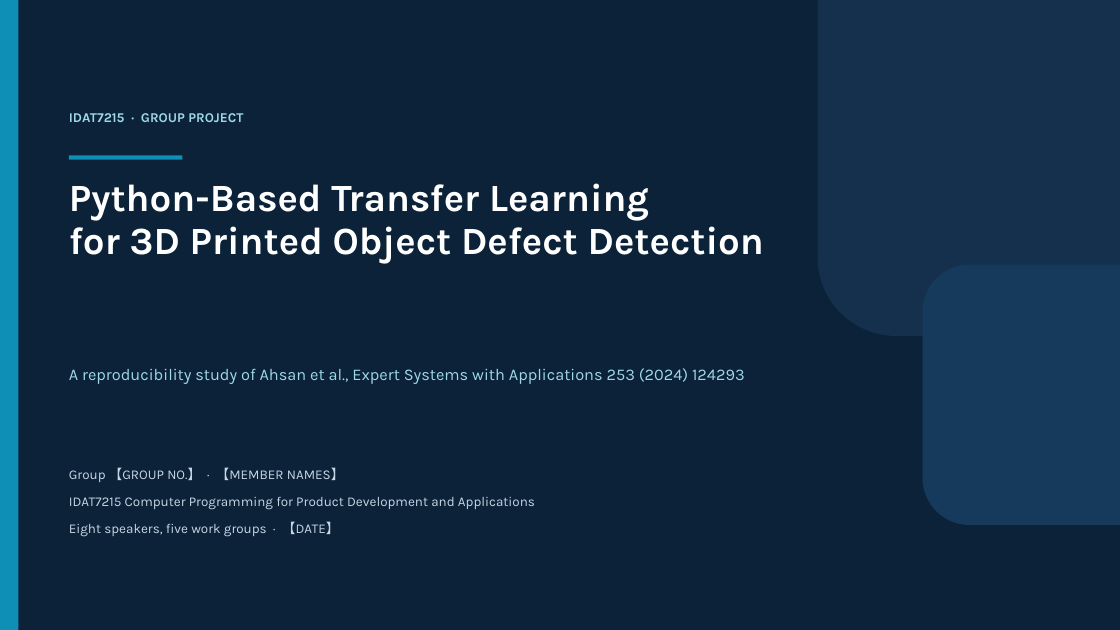
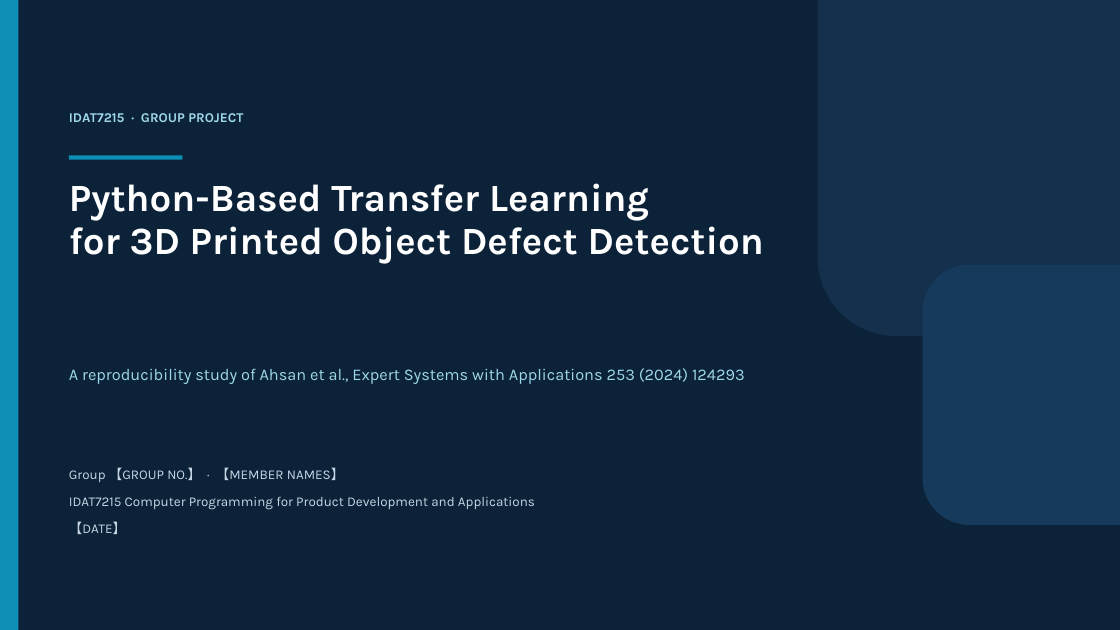
Before and after one commit to Zheyi-D/am-defect-tl, a slide deck: slide 1 of reports/slides_draft.pptx. Drawn at 1120x630 pixels with LibreOffice and Linux fonts; fonts in the diff are those of the drawing. Boxes give left, top, right and bottom in pixels: in the first picture for what was removed or moved away, otherwise in the second. Text is boxed around its words. In the diff, an @@ line names an element or a change of style, - is before the commit and + after.

```diff
--- a/reports/slides_draft.pptx
+++ b/reports/slides_draft.pptx
@@ text at [69,521,126,534]: text changed @@
-Eight speakers, five work groups · 【DATE】
+【DATE】
```
Also in this commit, not shown: 15 other slides changed, 4 slides added, 8 slides removed, 2 other files.
